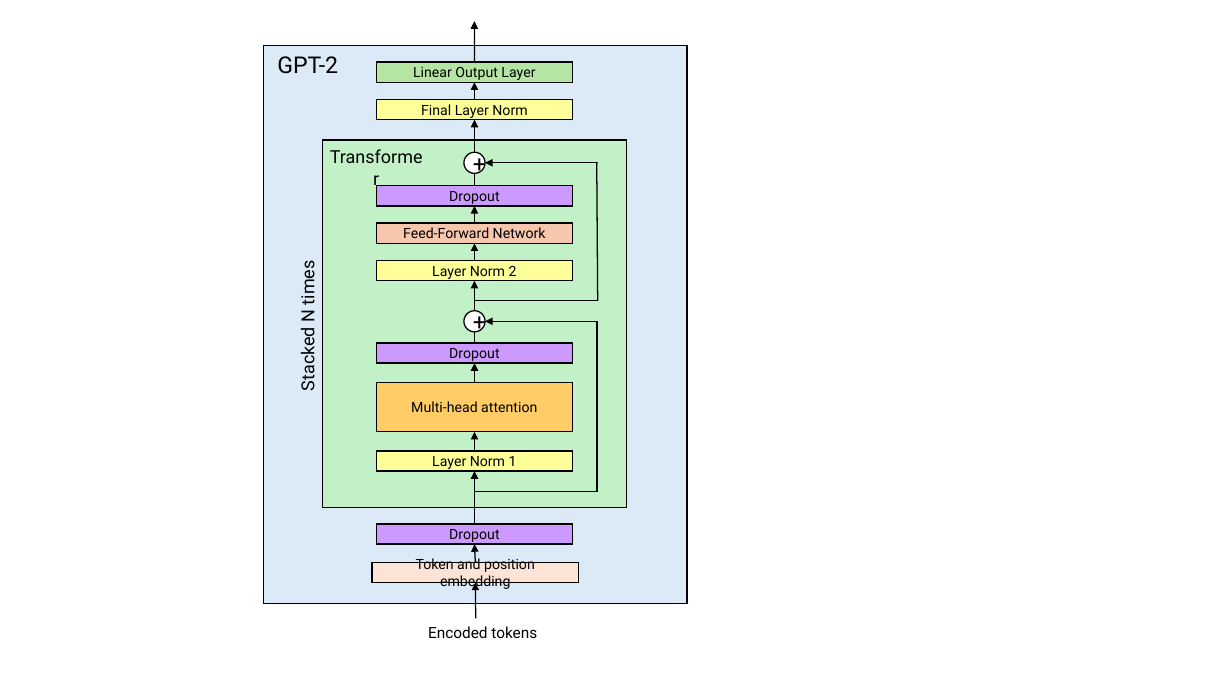
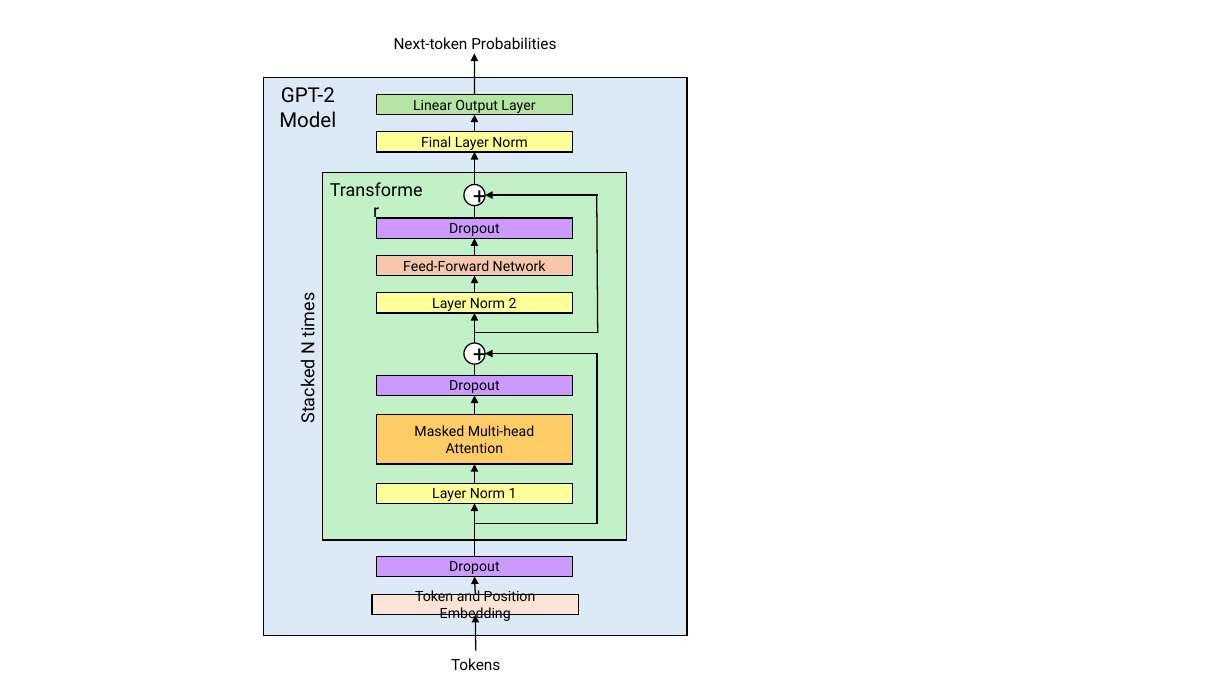
Before and after one commit to GuyDupenloup/gpt2_model_from_research_papers, a slide deck: slide 1 of pictures/drawings.pptx. Drawn at 1232x693 pixels with LibreOffice and Linux fonts; fonts in the diff are those of the drawing. Boxes give left, top, right and bottom in pixels: in the first picture for what was removed or moved away, otherwise in the second. Text is boxed around its words. In the diff, an @@ line names an element or a change of style, - is before the commit and + after.

```diff
--- a/pictures/drawings.pptx
+++ b/pictures/drawings.pptx
@@ text added at [394, 37, 556, 54], 12 pt, text #000000 @@
+Next-token Probabilities
@@ text at [279, 87, 336, 128]: text changed; size 18 to 16 pt @@
-GPT-2
+GPT-2
+Model
@@ 11 rectangles, 7 arrows, 5 lines, 1 ellipse: place and size @@
-11 rectangles, 7 arrows, 5 lines, 1 ellipse at [323, 62, 627, 583]
+11 rectangles, 7 arrows, 5 lines, 1 ellipse at [323, 94, 627, 616]
@@ 6 arrows, 2 texts, 1 rectangle, 1 ellipse, 1 line: place and size @@
-6 arrows, 2 texts, 1 rectangle, 1 ellipse, 1 line at [263, 21, 687, 618]
+6 arrows, 2 texts, 1 rectangle, 1 ellipse, 1 line at [263, 54, 687, 651]
@@ text in rectangle at [414, 425, 534, 453]: text changed @@
-Multi-head attention
+Masked Multi-head Attention
@@ text in rectangle at [415, 588, 536, 623]: text changed @@
-Token and position embedding
+Token and Position Embedding
@@ text at [451, 658, 500, 670]: text changed @@
-Encoded tokens
+Tokens
```
Also in this commit, not shown: 7 other files.
